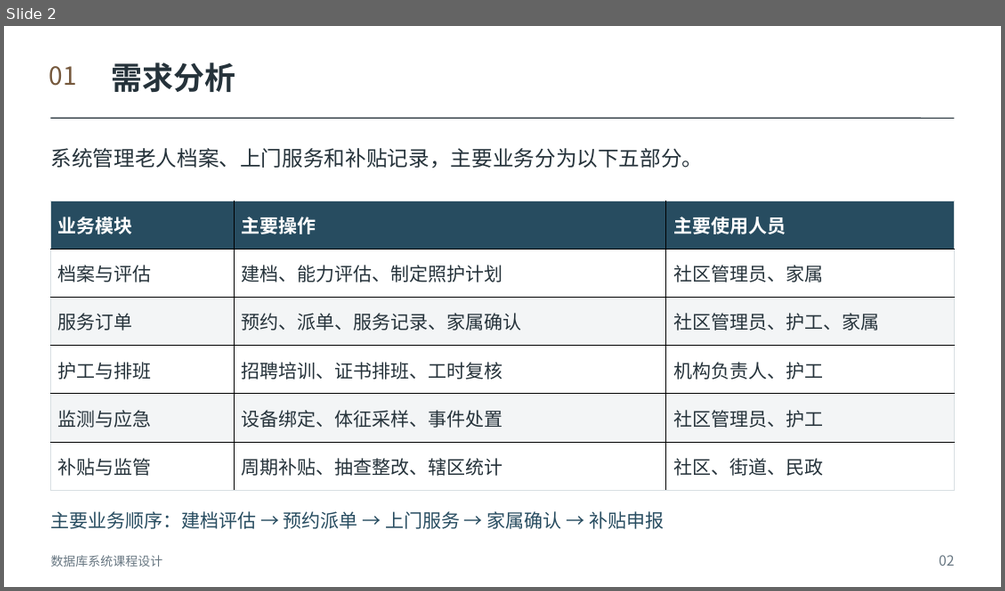
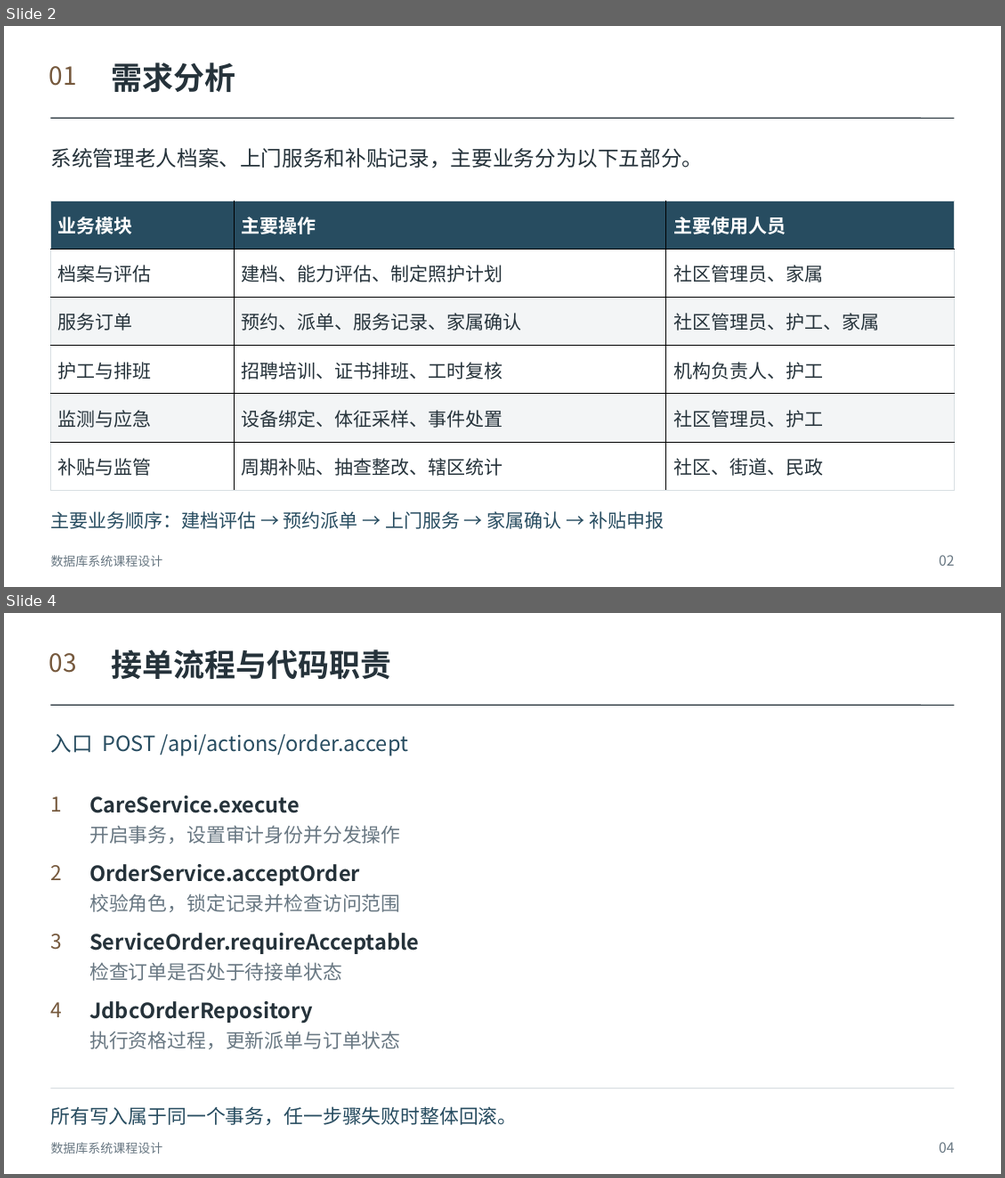
Before and after one commit to Herbertlyw/db_eldercare, a slide deck: outputs/社区居家养老平台课程答辩_修订版.pptx. Shown one above the other, each under a label of ours: slide 2 before the commit, slides 2 and 4 after it; the slides between them are not shown. The pictures are 1005x591 and 1005x1178 pixels, drawn with LibreOffice and Linux fonts; fonts in the diff are those of the drawing. Boxes give left, top, right and bottom in pixels: in the first picture for what was removed or moved away, otherwise in the second. Text is boxed around its words. In the diff, an @@ line names an element or a change of style, - is before the commit and + after.

Commit message:
同步当前 Java 架构的课程报告、答辩材料和运行验证

```diff
--- a/outputs/社区居家养老平台课程答辩_修订版.pptx
+++ b/outputs/社区居家养老平台课程答辩_修订版.pptx
@@ slide 4 added at bbox=[4, 613, 1001, 1174], background #FFFFFF @@
@@ text added at bbox=[49, 653, 77, 673], 24 pt, text #75583C @@
+03
@@ text added at bbox=[112, 649, 392, 679], 30 pt, text #25323A, bold @@
+接单流程与代码职责
@@ line added from (50, 705) to (955, 705), #25323A 0.9 pt @@
@@ text added at bbox=[50, 734, 408, 756], 20.2 pt, text #274C60 @@
+入口 POST /api/actions/order.accept
@@ text added at bbox=[50, 796, 62, 811], 19.5 pt, text #75583C @@
+1
@@ text added at bbox=[89, 795, 299, 813], 20.2 pt, text #25323A, bold @@
+CareService.execute
@@ text added at bbox=[89, 825, 400, 844], 18.8 pt, text #687782 @@
+开启事务，设置审计身份并分发操作
@@ text added at bbox=[50, 865, 62, 880], 19.5 pt, text #75583C @@
+2
@@ text added at bbox=[89, 864, 360, 885], 20.2 pt, text #25323A, bold @@
+OrderService.acceptOrder
@@ text added at bbox=[89, 893, 400, 912], 18.8 pt, text #687782 @@
+校验角色，锁定记录并检查访问范围
@@ text added at bbox=[89, 933, 419, 954], 20.2 pt, text #25323A, bold @@
+ServiceOrder.requireAcceptable
@@ text added at bbox=[50, 933, 62, 949], 19.5 pt, text #75583C @@
+3
@@ text added at bbox=[89, 962, 342, 981], 18.8 pt, text #687782 @@
+检查订单是否处于待接单状态
@@ text added at bbox=[50, 1002, 62, 1017], 19.5 pt, text #75583C @@
+4
@@ text added at bbox=[89, 1001, 313, 1023], 20.2 pt, text #25323A, bold @@
+JdbcOrderRepository
@@ text added at bbox=[89, 1030, 400, 1049], 18.8 pt, text #687782 @@
+执行资格过程，更新派单与订单状态
@@ line added from (50, 1088) to (955, 1088), #C4CDD1 0.75 pt @@
@@ text added at bbox=[50, 1106, 517, 1125], 18.8 pt, text #274C60 @@
+所有写入属于同一个事务，任一步骤失败时整体回滚。
@@ text added at bbox=[51, 1142, 163, 1153], 12 pt, text #687782 @@
+数据库系统课程设计
@@ text added at bbox=[938, 1142, 954, 1152], 13.5 pt, text #687782 @@
+04
```
Also in this commit, not shown: 9 slides changed, 1 other slide added, 1 slide removed, 14 other files.
